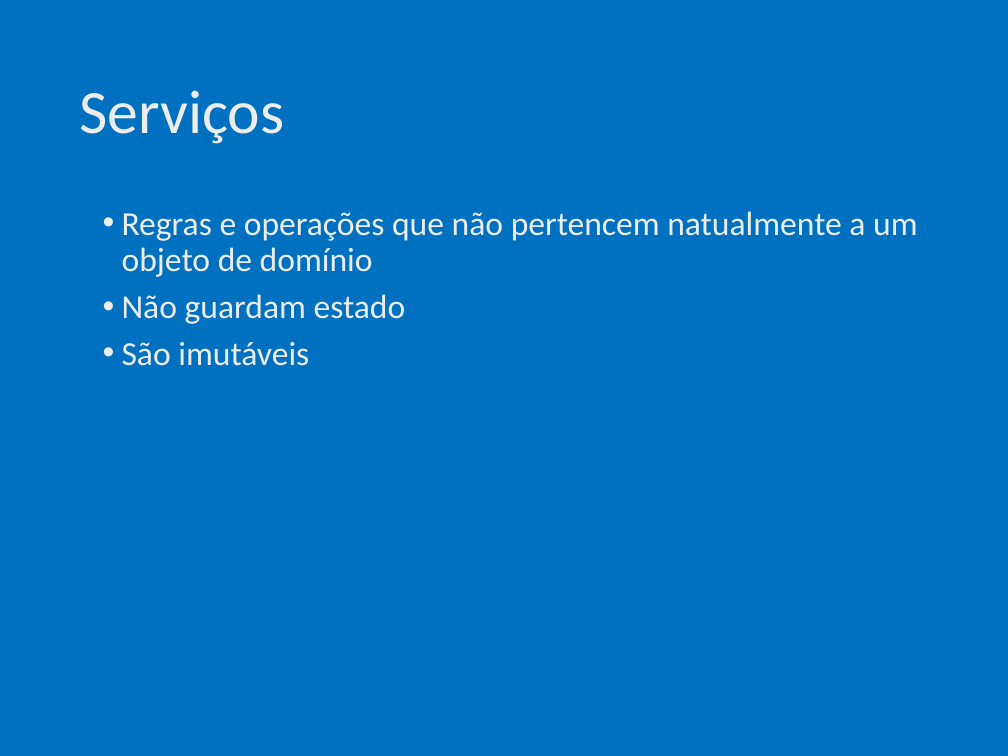
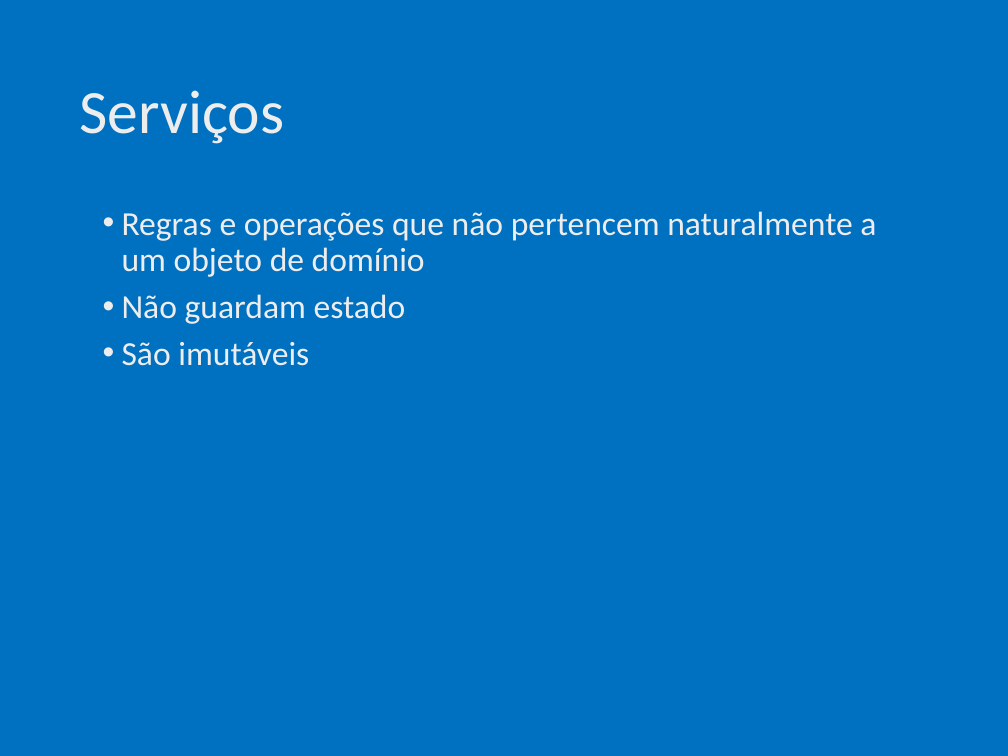
Before and after one commit to ivanpaulovich/event-sourcing-jambo, a slide deck: slide 25 of docs/Introdução ao Domain-Driven-Design (DDD).pptx. Drawn at 1008x756 pixels with LibreOffice and Linux fonts; fonts in the diff are those of the drawing. Boxes give left, top, right and bottom in pixels: in the first picture for what was removed or moved away, otherwise in the second. Text is boxed around its words. In the diff, an @@ line names an element or a change of style, - is before the commit and + after.

```diff
--- a/docs/Introdução ao Domain-Driven-Design (DDD).pptx
+++ b/docs/Introdução ao Domain-Driven-Design (DDD).pptx
@@ text at (122,211,876,277): text changed @@
-• Regras e operações que não pertencem natualmente a um objeto de domínio
+• Regras e operações que não pertencem naturalmente a um objeto de domínio
```
Also in this commit, not shown: 4 other slides changed, 1 other file.
